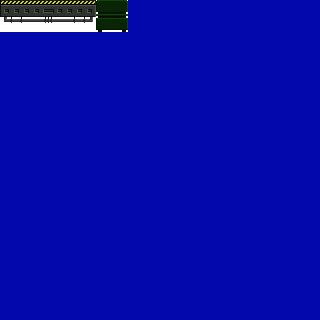
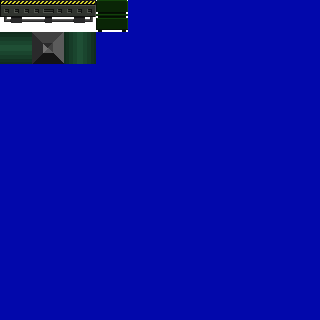
Layered file, before and after one edit (320 × 320). Changes by layer:
painted on "solid.png" over [0, 17, 96, 64]
